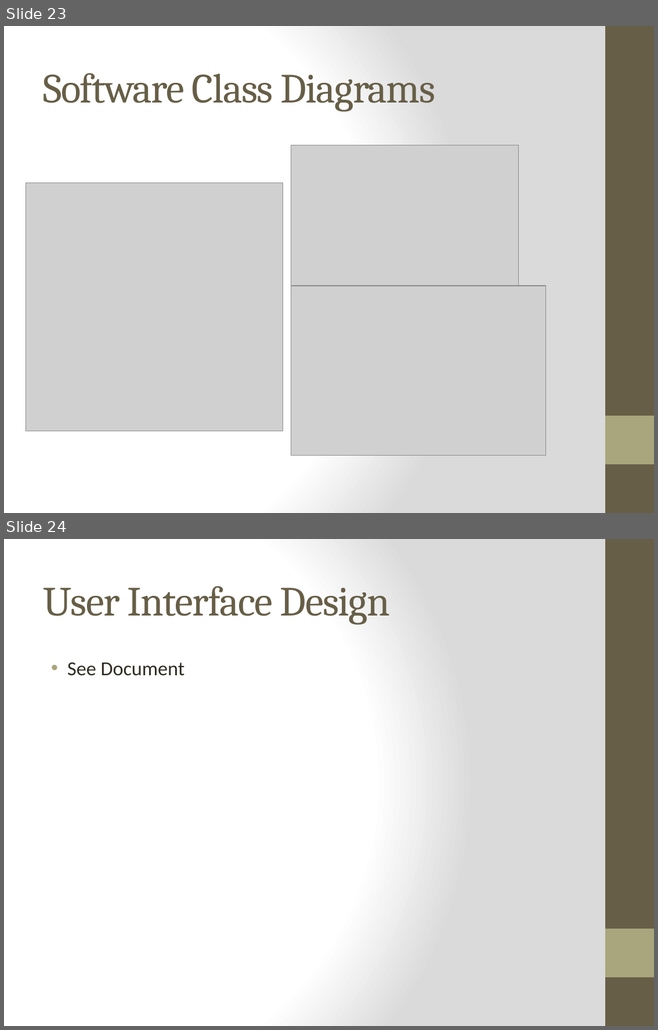
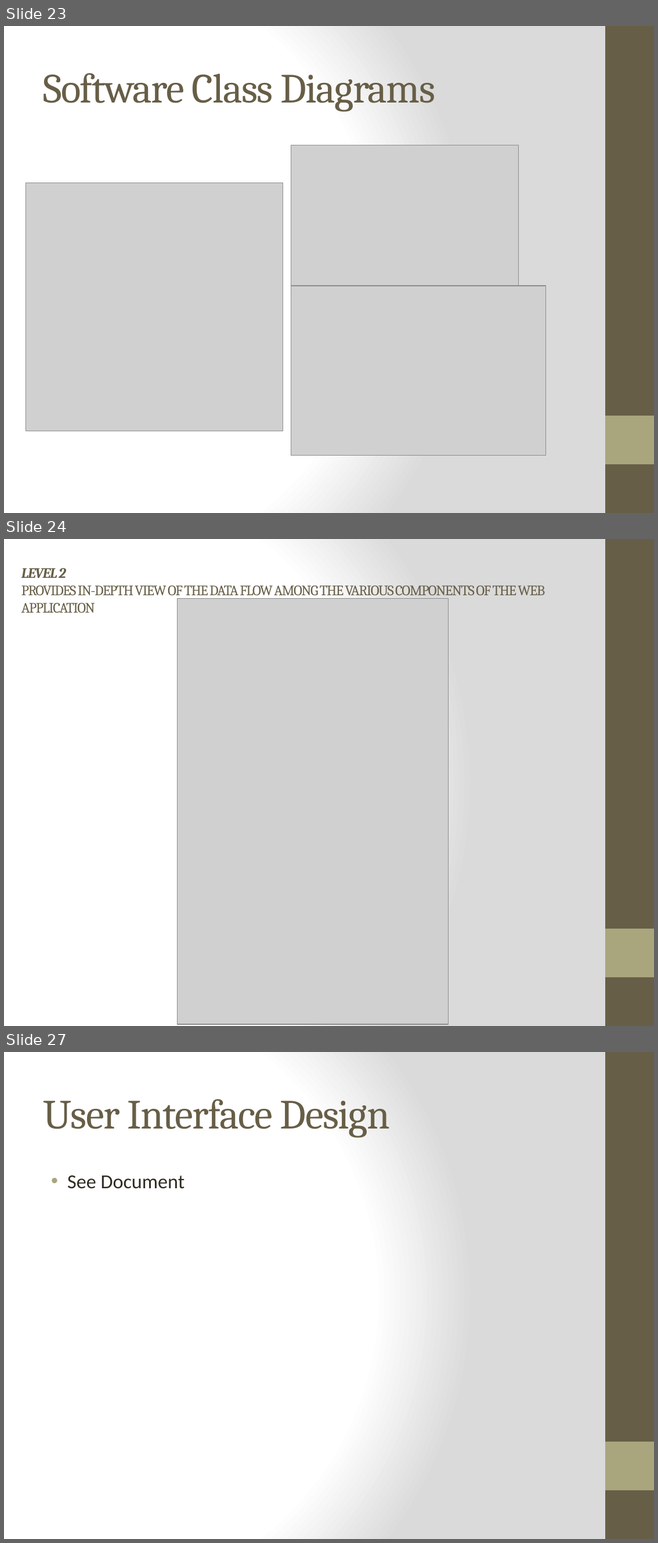
Before and after one commit to WesleyTrescott/MVC-Capstone, a slide deck: Design Specification/Design Specification.pptx. Shown one above the other, each under a label of ours: slides 23 and 24 before the commit, slides 23, 24 and 27 after it; the slides between them are not shown. The pictures are 658x1030 and 658x1543 pixels, drawn with LibreOffice and Linux fonts; fonts in the diff are those of the drawing; grey boxes stand for pictures. Boxes give left, top, right and bottom in pixels: in the first picture for what was removed or moved away, otherwise in the second. Text is boxed around its words. In the diff, an @@ line names an element or a change of style, - is before the commit and + after.

Commit message:
Added slides

```diff
--- a/Design Specification/Design Specification.pptx
+++ b/Design Specification/Design Specification.pptx
@@ slide 24 added at bbox=[4, 539, 654, 1026], background gradient #FFFFFF to #DADADA; not listed: 2 template elements that a slide beside it also shows @@
@@ title added at bbox=[21, 568, 545, 613], 16 pt, text #675E47 @@
+LEVEL 2
+PROVIDES IN-DEPTH VIEW OF THE DATA FLOW AMONG THE VARIOUS COMPONENTS OF THE WEB APPLICATION
@@ picture added at bbox=[177, 599, 448, 1025] @@
@@ what was slide 24 is now slide 27 @@
```
Also in this commit, not shown: 2 other slides added.
